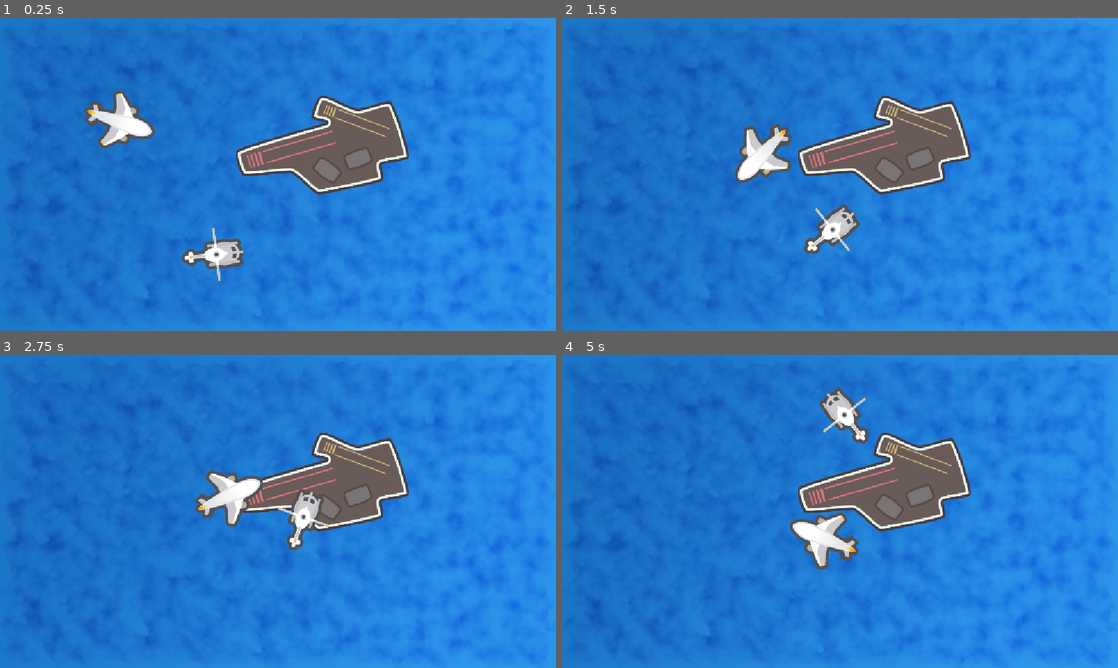
Above: before the commit, frames 1-4 (two rows, left to right).
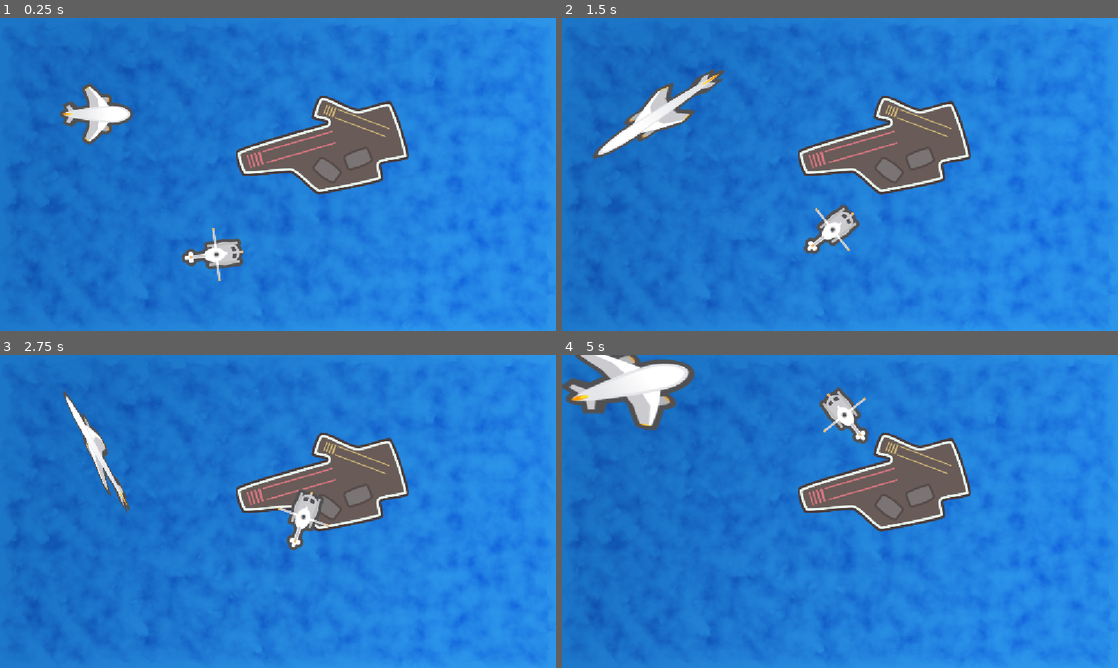
Above: after the commit, the same moments.

Repository: ligarius20fps/kurs-godot
Game: Godot game, scene res://Scenes/Ocean/Ocean.tscn
The game is run twice, just before and just after one commit, with the same random seed, the same clock (stepped at 60 frames per second) and the same inputs.
Inputs (mouse positions are in pixels of both pictures, inside the frame that each line leads up to):
- Up to frame 1 (0.25 s): no input
- Up to frame 2 (1.5 s): move the mouse to (962, 158) at 0.52 s; hold Right (ui_right) 0.53-1.28 s; hold Z 0.53-1.28 s; tap Space (ui_select) at 0.77, 1.07 s; tap X at 0.8, 1.35 s; move the mouse to (728, 190) at 1.27 s; hold S from 1.28 s (still down)
- Up to frame 3 (2.75 s): tap Space (ui_select) at 1.52, 1.55, 1.82, 2.1 s; move the mouse to (333, 442) at 2.02 s; release S at 2.03 s; hold Right (ui_right) from 2.03 s (still down); hold Z from 2.03 s (still down)
- Up to frame 4 (5 s): move the mouse to (812, 574) at 2.77 s; release Right (ui_right) at 2.78 s; release Z at 2.78 s; hold Up (ui_up) 2.78-3.53 s; tap Z at 2.85, 4.35 s; tap Space (ui_select) at 3.02, 3.32, 3.77, 3.8, 4.07, 4.52, 4.82 s; tap X at 3.05 s; move the mouse to (1006, 558) at 3.52 s; hold X 3.53-4.28 s; hold Left (ui_left) from 3.53 s (still down); move the mouse to (673, 464) at 4.27 s

The runs differ from the first frame. In frame 1, 1.8% of the frame differs, in the area x 10-28%, y 20-42%; in frame 2, 3.2%; in frame 3, 2.1%; in frame 4, 4.8%, in the area x 0-54%, y 0-69%.

Commit message:
więcej zabawy z transformacją

Diff:
--- a/podstawy/Scenes/Ocean/Ocean.gd
+++ b/podstawy/Scenes/Ocean/Ocean.gd
@@ -7,13 +7,16 @@
 const wind_speed:int = 60
 const PI:float = 3.141592653589793238462643383
 const rotate_speed:float = PI
-
-# Called when the node enters the scene tree for the first time.
-func _ready() -> void:
+func show_transform():
 	var my_transform = samolot.transform
 	print("| X | Y | Origin")
 	print("| %3.3f | %3.3f | %3.3f" % [my_transform.x.x, my_transform.y.x, my_transform.origin.x])
 	print("| %3.3f | %3.3f | %3.3f" % [my_transform.x.y, my_transform.y.y, my_transform.origin.y])
+
+
+# Called when the node enters the scene tree for the first time.
+func _ready() -> void:
+	pass
 
 # Called every frame. 'delta' is the elapsed time since the previous frame.
 func _process(delta: float) -> void:
@@ -21,8 +24,8 @@
 	heli.move_local_x(speed * delta * 0.5)
 	#samolot.move_local_x(speed * delta)
 	# samolot śledzi kursor
-	samolot.look_at(get_global_mouse_position())
-	samolot.position += samolot.transform.x * speed * delta
+	#samolot.look_at(get_global_mouse_position())
+	#samolot.position += samolot.transform.x * speed * delta
 
 	if Input.is_action_pressed("ui_up"):
 		samolot.move_local_x(speed * delta)
@@ -32,10 +35,28 @@
 		samolot.rotate(-rotate_speed * delta)
 	if Input.is_action_pressed("ui_right"):
 		samolot.rotate(rotate_speed * delta)
+	# więcej zabawy z transformacją
+	if Input.is_key_pressed(KEY_A):
+		samolot.transform.x.x += 2 * delta
+		if samolot.transform.x.x > 2:
+			samolot.transform.x.x = -2
+	if Input.is_key_pressed(KEY_Z):
+		samolot.transform.x.y += 2 * delta
+		if samolot.transform.x.y > 2:
+			samolot.transform.x.y = -2
+	if Input.is_key_pressed(KEY_S):
+		samolot.transform.y.x += 2 * delta
+		if samolot.transform.y.x > 2:
+			samolot.transform.y.x = -2
+	if Input.is_key_pressed(KEY_X):
+		samolot.transform.y.y += 2 * delta
+		if samolot.transform.y.y > 2:
+			samolot.transform.y.y = -2
 
 	if Input.is_action_just_pressed("ui_select"):
 		# chrupaj gdy naciskam spację
 		chrup.play()
+		show_transform()
 
 	# ćwiczenie: helikopter lata w kółko
 	heli.rotate(-rotate_speed / 7 * delta)
